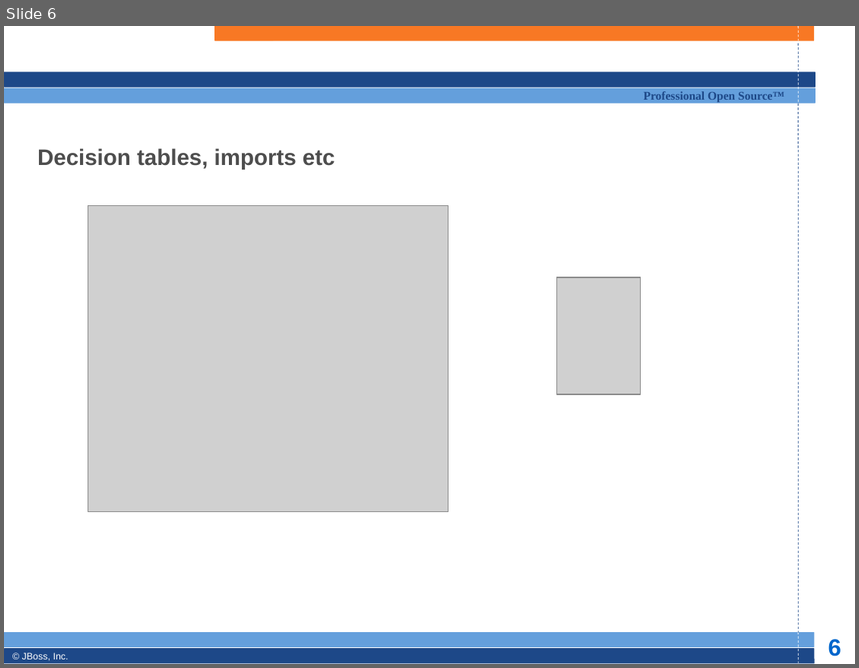
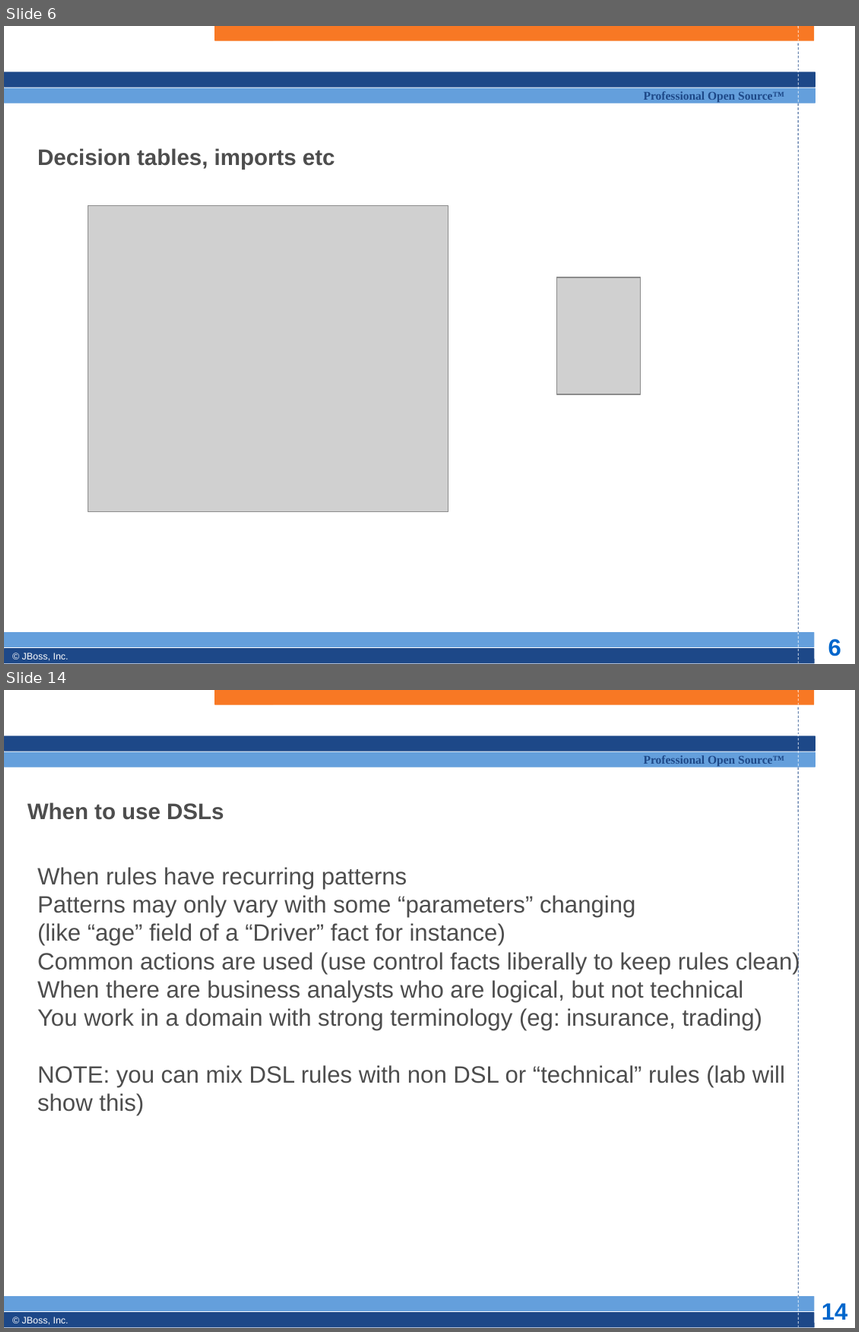
Before and after one commit to bobmcwhirter/drools, a slide deck: documentation/training/developers-course/Module 6 - rule formats.odp. Shown one above the other, each under a label of ours: slide 6 before the commit, slides 6 and 14 after it; the slides between them are not shown. The pictures are 859x668 and 859x1332 pixels, drawn with LibreOffice and Linux fonts; fonts in the diff are those of the drawing; grey boxes stand for pictures; background and template pictures are left out. Boxes give left, top, right and bottom in pixels: in the first picture for what was removed or moved away, otherwise in the second. Text is boxed around its words. In the diff, an @@ line names an element or a change of style, - is before the commit and + after.

```diff
--- a/documentation/training/developers-course/Module 6 - rule formats.odp
+++ b/documentation/training/developers-course/Module 6 - rule formats.odp
@@ slide 14 added at [4,690,855,1328], background #FFFFFF; not listed: 13 template elements that a slide beside it also shows @@
@@ title added at [28,802,224,820], 19 pt, text #4D4D4D, bold @@
+When to use DSLs
@@ text added at [37,867,800,1116], 20 pt, text #4D4D4D @@
+When rules have recurring patterns
+Patterns may only vary with some “parameters” changing
+(like “age” field of a “Driver” fact for instance)
+Common actions are used (use control facts liberally to keep rules clean)
+When there are business analysts who are logical, but not technical
+You work in a domain with strong terminology (eg: insurance, trading)
+NOTE: you can mix DSL rules with non DSL or “technical” rules (lab will show this)
```
Also in this commit, not shown: 7 slides changed, 6 other slides added, 2 other files.
